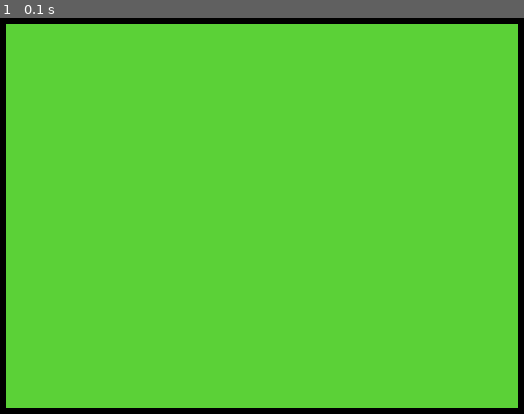
Above: before the commit, frame 1.
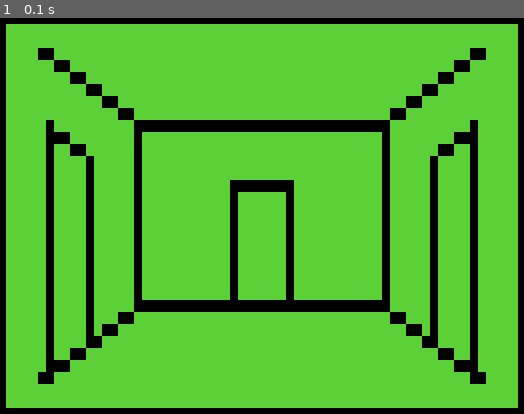
Above: after the commit, the same moment.

Repository: playdeezgames/pygame-sandbox
Game: pygame game, started from ascii/main.py
The game is run twice, just before and just after one commit, with the same random seed, the same clock (stepped at 60 frames per second) and the same inputs.
Inputs:
- Up to frame 1 (0.1 s): no input

The runs differ from the first frame. In frame 1, 11% of the frame differs, in the area x 7-93%, y 7-93%.

Commit message:
the frame for a dungeon crawler

Diff:
--- a/ascii/screenbuffer.py
+++ b/ascii/screenbuffer.py
@@ -92,6 +92,10 @@
     screen_buffer[index] = value
 
 
+def put_block(column, row, color, flags):
+    put(column + row * CELL_COLUMNS, 128 + color * 16 + flags)
+
+
 def write(index, text):
     for char in text:
         put(index, CHARACTER_TABLE[char])
--- a/ascii/updater.py
+++ b/ascii/updater.py
@@ -1,6 +1,150 @@
 import screenbuffer
-import random
 
+FRAME = [
+    (2, 1, 0, 3),
+    (3, 1, 0, 12),
+    (4, 2, 0, 3),
+    (5, 2, 0, 12),
+    (6, 3, 0, 3),
+    (7, 3, 0, 12),
+    (8, 4, 0, 1),
+    (29, 1, 0, 3),
+    (28, 1, 0, 12),
+    (27, 2, 0, 3),
+    (26, 2, 0, 12),
+    (25, 3, 0, 3),
+    (24, 3, 0, 12),
+    (23, 4, 0, 2),
+    (29, 14, 0, 12),
+    (28, 14, 0, 3),
+    (27, 13, 0, 12),
+    (26, 13, 0, 3),
+    (25, 12, 0, 12),
+    (24, 12, 0, 3),
+    (23, 11, 0, 8),
+    (2, 14, 0, 12),
+    (3, 14, 0, 3),
+    (4, 13, 0, 12),
+    (5, 13, 0, 3),
+    (6, 12, 0, 12),
+    (7, 12, 0, 3),
+    (8, 11, 0, 4),
+    (8, 5, 0, 5),
+    (8, 6, 0, 5),
+    (8, 7, 0, 5),
+    (8, 8, 0, 5),
+    (8, 9, 0, 5),
+    (8, 10, 0, 5),
+    (23, 5, 0, 10),
+    (23, 6, 0, 10),
+    (23, 7, 0, 10),
+    (23, 8, 0, 10),
+    (23, 9, 0, 10),
+    (23, 10, 0, 10),
+    (9, 4, 0, 3),
+    (10, 4, 0, 3),
+    (11, 4, 0, 3),
+    (12, 4, 0, 3),
+    (13, 4, 0, 3),
+    (14, 4, 0, 3),
+    (15, 4, 0, 3),
+    (16, 4, 0, 3),
+    (17, 4, 0, 3),
+    (18, 4, 0, 3),
+    (19, 4, 0, 3),
+    (20, 4, 0, 3),
+    (21, 4, 0, 3),
+    (22, 4, 0, 3),
+    (9, 11, 0, 12),
+    (10, 11, 0, 12),
+    (11, 11, 0, 12),
+    (12, 11, 0, 12),
+    (13, 11, 0, 12),
+    (14, 11, 0, 12),
+    (15, 11, 0, 12),
+    (16, 11, 0, 12),
+    (17, 11, 0, 12),
+    (18, 11, 0, 12),
+    (19, 11, 0, 12),
+    (20, 11, 0, 12),
+    (21, 11, 0, 12),
+    (22, 11, 0, 12),
+]
+
+DOOR_AHEAD = [
+    (14, 6, 0, 12),
+    (15, 6, 0, 12),
+    (16, 6, 0, 12),
+    (17, 6, 0, 12),
+    (14, 7, 0, 5),
+    (14, 8, 0, 5),
+    (14, 9, 0, 5),
+    (14, 10, 0, 5),
+    (14, 11, 0, 4),
+    (17, 7, 0, 10),
+    (17, 8, 0, 10),
+    (17, 9, 0, 10),
+    (17, 10, 0, 10),
+    (17, 11, 0, 8),
+]
+
+DOOR_LEFT = [
+    (2, 4, 0, 10),
+    (2, 5, 0, 10),
+    (2, 6, 0, 10),
+    (2, 7, 0, 10),
+    (2, 8, 0, 10),
+    (2, 9, 0, 10),
+    (2, 10, 0, 10),
+    (2, 11, 0, 10),
+    (2, 12, 0, 10),
+    (2, 13, 0, 10),
+    (2, 14, 0, 8),
+    (3, 4, 0, 12),
+    (4, 5, 0, 3),
+    (5, 5, 0, 13),
+    (5, 6, 0, 5),
+    (5, 7, 0, 5),
+    (5, 8, 0, 5),
+    (5, 9, 0, 5),
+    (5, 10, 0, 5),
+    (5, 11, 0, 5),
+    (5, 12, 0, 5),
+]
+
+DOOR_RIGHT = [
+    (29, 4, 0, 5),
+    (29, 5, 0, 5),
+    (29, 6, 0, 5),
+    (29, 7, 0, 5),
+    (29, 8, 0, 5),
+    (29, 9, 0, 5),
+    (29, 10, 0, 5),
+    (29, 11, 0, 5),
+    (29, 12, 0, 5),
+    (29, 13, 0, 5),
+    (29, 14, 0, 4),
+    (28, 4, 0, 12),
+    (27, 5, 0, 3),
+    (26, 5, 0, 14),
+    (26, 6, 0, 10),
+    (26, 7, 0, 10),
+    (26, 8, 0, 10),
+    (26, 9, 0, 10),
+    (26, 10, 0, 10),
+    (26, 11, 0, 10),
+    (26, 12, 0, 10),
+]
 
 def update():
-    pass
+    for cell in FRAME:
+        screenbuffer.put_block(cell[0], cell[1], cell[2], cell[3])
+
+    for cell in DOOR_AHEAD:
+        screenbuffer.put_block(cell[0], cell[1], cell[2], cell[3])
+
+    for cell in DOOR_LEFT:
+        screenbuffer.put_block(cell[0], cell[1], cell[2], cell[3])
+
+    for cell in DOOR_RIGHT:
+        screenbuffer.put_block(cell[0], cell[1], cell[2], cell[3])
Binary file added: ascii/room.png
